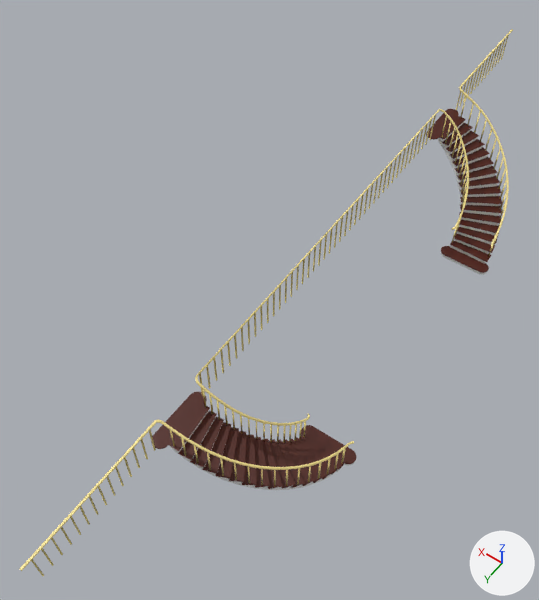
Renders of the FBX model Assets/Models/Marghe/Platea/Scalone con corrimano 1.fbx from each side of a commit.
Both versions are drawn from a 50 mm camera at (-277.0, 169.0, 222.0) aimed at (-175.0, 26.0, -3.0). The axes (+X, +Y, +Z) are drawn at lower right. The lights are the same throughout. Where no turn or scale is listed for an object, it has been applied to the vertices. Vertices at the same position are counted once.

In view in the first picture: 'Doppio scalone con ringhiera'.
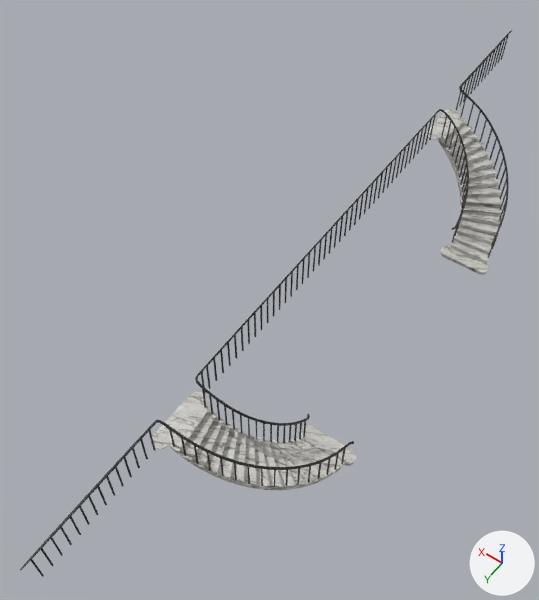
The newer file is also turned or shifted as a whole; pictures and numbers use the older file's frame.

Pixel boxes (x1, y1, x2, y2) of what changed, in the pictures (539 x 600 px):
'Doppio scalone con ringhiera', surface changed, reshaped (brown to grey)
    before: (20, 29, 513, 576)
    after: (20, 30, 512, 577)
part 1 of me_mesh_357, built on
    before: (20, 29, 513, 571)
    after: (20, 30, 512, 577)
part 2 of me_mesh_357, recoloured (brown to grey)
    both: (153, 109, 502, 489)
part 3 of me_mesh_357, recoloured
    both: (172, 122, 500, 490)
part 4 of me_mesh_357, recoloured (yellow to grey)
    both: (41, 40, 505, 566)

Edits to the bpy script that builds the scene:
```text
Add img_soapstone02_2k_normal_png:
    img_soapstone02_2k_normal_png = load_image('Soapstone02_2K_Normal.png', '../../Bri/Textures/Ringhiera/Soapstone02_2K_Normal.png', 2048, 2048, 'Non-Color')
Add img_soapstone02_2k_basecolor_png:
    img_soapstone02_2k_basecolor_png = load_image('Soapstone02_2K_BaseColor.png', '../../Bri/Textures/Ringhiera/Soapstone02_2K_BaseColor.png', 2048, 2048, 'sRGB')
Add img_marble062_nrm16_4k_tif:
    img_marble062_nrm16_4k_tif = load_image('Marble062_NRM16_4K.tif', '../../Bea/Marble062_NRM16_4K.tif', 2048, 2048, 'Non-Color')
Add img_marble062_col_4k_png:
    img_marble062_col_4k_png = load_image('Marble062_COL_4K.png', '../../Bea/Marble062_COL_4K.png', 2048, 2048, 'sRGB')
Change mat_material_002:
    where n0 = _N.new('ShaderNodeBsdfPrincipled'); n0.name = 'Principled BSDF'
    remove n0.inputs[0].default_value = (0.956, 0.791, 0.305, 1.0)  # 'Base Color', yellow #fae696
    add n2 = _N.new('ShaderNodeTexImage'); n2.name = 'Image Texture'
    add n2.image = img_marble062_col_4k_png
    add n3 = _N.new('ShaderNodeTexImage'); n3.name = 'Image Texture.001'
    add n3.image = img_marble062_nrm16_4k_tif
    add n4 = _N.new('ShaderNodeNormalMap'); n4.name = 'Normal Map'
    add n4.inputs[0].default_value = 0.0  # 'Strength'
    add _L.new(n2.outputs[0], n0.inputs[0])  # 'Color' to 'Base Color'
    add _L.new(n3.outputs[0], n4.inputs[1])  # 'Color' to 'Color'
    add _L.new(n4.outputs[0], n0.inputs[5])  # 'Normal' to 'Normal'
Add mat_material_005:
    mat_material_005 = bpy.data.materials.new('Material.005')
    # colours: black #2e2e30
    # uses the picture img_soapstone02_2k_normal_png
Add mat_material_003:
    mat_material_003 = bpy.data.materials.new('Material.003')
    # uses the picture img_soapstone02_2k_basecolor_png
    # uses the picture img_soapstone02_2k_normal_png
Change me_mesh_357:
    used by ob_doppio_scalone_con_ringhiera; location = (-207.5, 0.0, -1.1)
    remove me_mesh_357.from_pydata(...)  # 4826 vertices, 5769 faces; spans x -25.0..26.0, y -154.0..154.0, z -25.0..25.0
    add me_mesh_357.from_pydata(...)  # 36750 vertices, 37636 faces; spans x -25.0..26.0, y -154.0..154.0, z -25.0..25.0
    me_mesh_357 part 1: 228 vertices moved within x -23.0..26.0, y -100.0..118.0, z -20.0..25.0; 169 vertices removed from x -24.0..25.0, y -154.0..154.0, z -25.0..25.0; 32069 vertices added at x -23.0..26.0, y -154.0..154.0, z -25.0..25.0
    me_mesh_357 part 2: 741 faces spanning x -25.0..26.0, y -102.0..102.0, z -23.0..11.0 switch from mat_material (brown #4b1200) to mat_material_002
    me_mesh_357 part 3: 429 faces spanning x -24.0..20.0, y -99.0..99.0, z -25.0..10.0 switch from mat_material_001 (white #e7e7e7) to mat_material_002
    me_mesh_357 part 4: 696 faces spanning x -16.0..22.0, y -151.0..151.0, z -10.0..24.0 switch from mat_material_002 (yellow #fae696) to mat_material_005
    add me_mesh_357.materials.append(mat_material_003)
```
